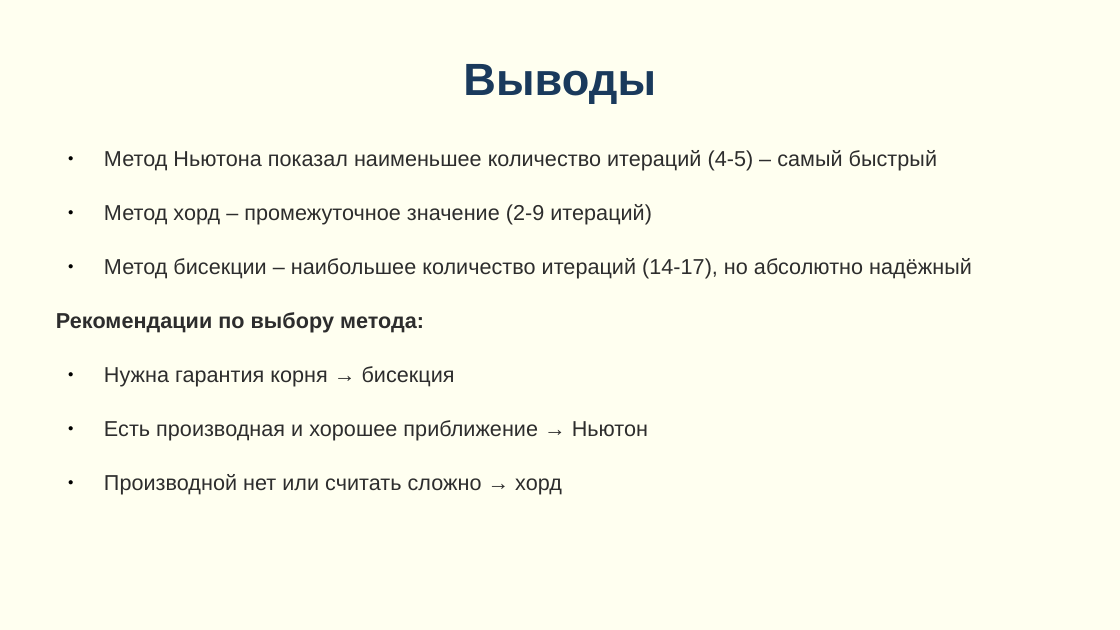
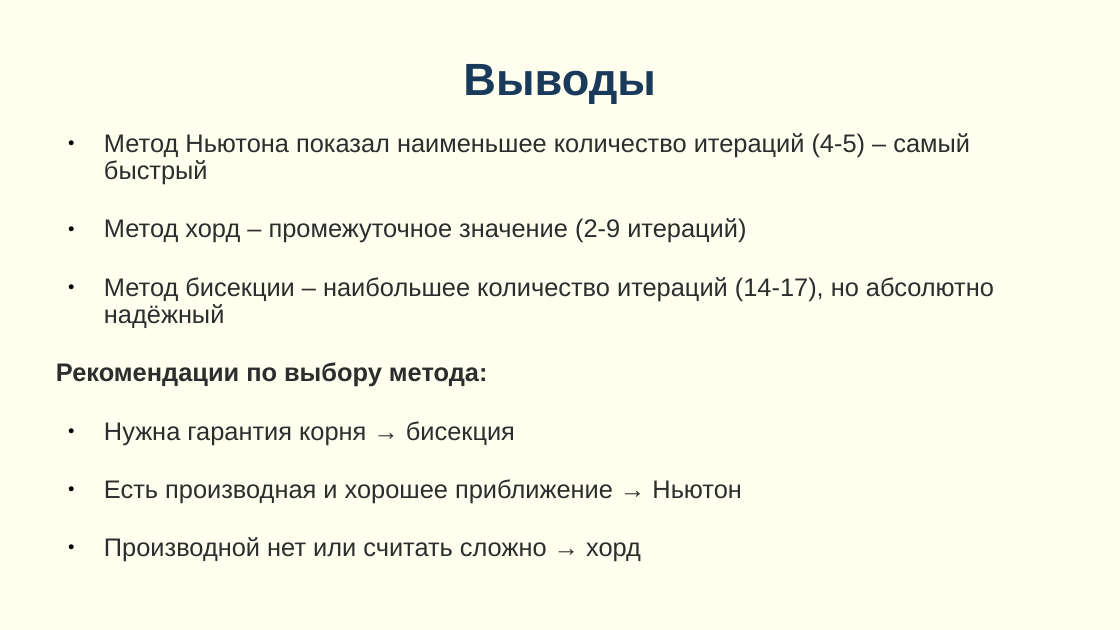
Before and after one commit to matveeu/Equation-solver, a slide deck: slide 15 of Презентация по проекту.pptx. Drawn at 1120x630 pixels with LibreOffice and Linux fonts; fonts in the diff are those of the drawing. Boxes give left, top, right and bottom in pixels: in the first picture for what was removed or moved away, otherwise in the second. Text is boxed around its words. In the diff, an @@ line names an element or a change of style, - is before the commit and + after.

```diff
--- a/Презентация по проекту.pptx
+++ b/Презентация по проекту.pptx
@@ text "Метод Ньютона показал наименьшее количество ...": place and size @@
-text "Метод Ньютона показал наименьшее количество ..." at (56,150,972,495)
+text "Метод Ньютона показал наименьшее количество ..." at (56,133,994,562)
@@ text "Метод Ньютона показал наименьшее количество ..." at (56,133,994,562): size 15.3 to 18 pt @@
```
Also in this commit, not shown: 6 other slides changed.
